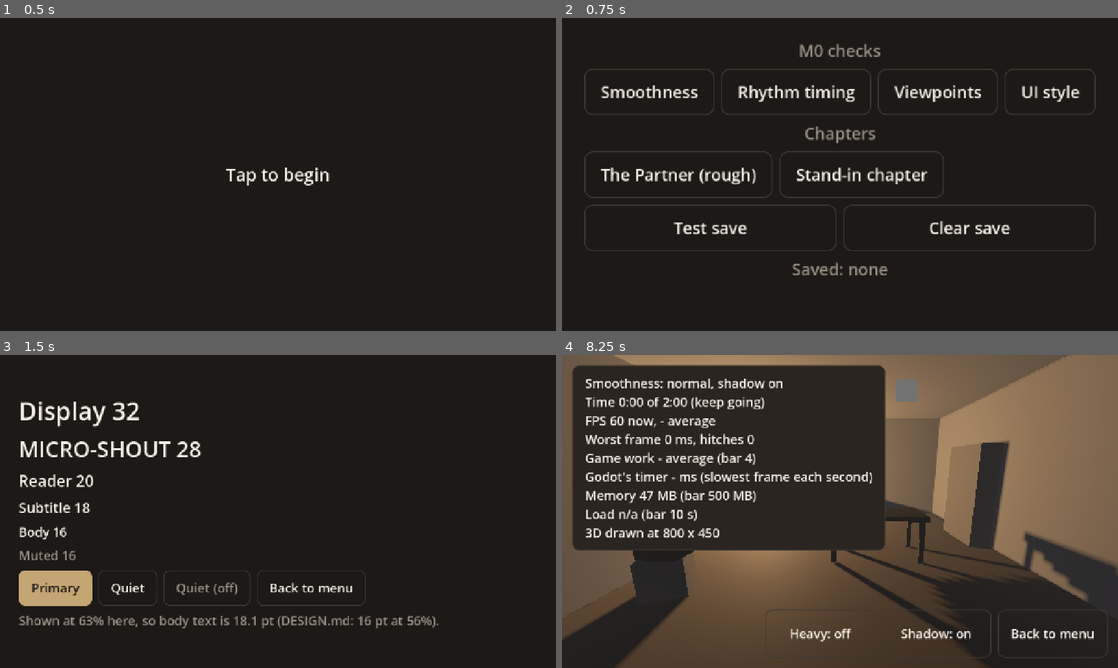
Above: before the commit, frames 1-4 (two rows, left to right).
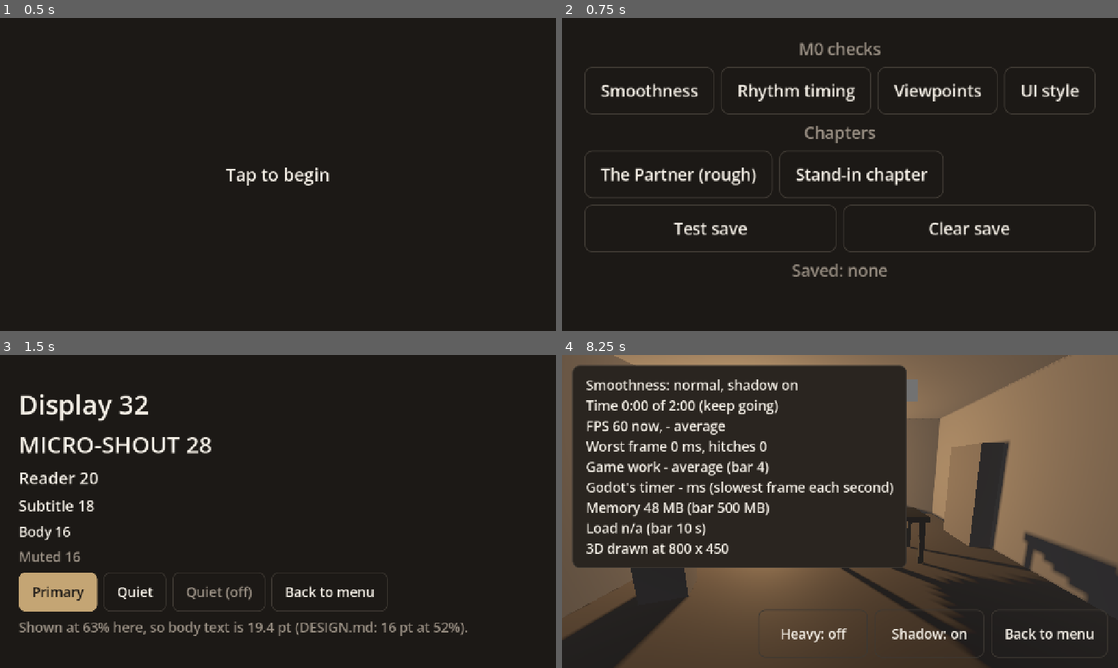
Above: after the commit, the same moments.

Repository: dsickles/Threshold
Game: Godot game, scene res://scenes/ui/m0_menu.tscn
Same seed, same stepped clock (60 frames per second), same inputs: the game is played once before the commit and once after it. Sound files missing from this copy of the repository are replaced by a short silence.
Inputs:
- Up to frame 1 (0.5 s): no input
- Up to frame 2 (0.75 s): click "Tap to begin" at 0.5 s
- Up to frame 3 (1.5 s): click "UI style" at 1.25 s
- Up to frame 4 (8.25 s): click "Primary" at 2 s; click "Quiet" at 2.75 s; click "Primary" at 3.5 s; click "Quiet" at 4.25 s; click "Primary" at 5 s; click "Quiet" at 5.75 s; click "Back to menu" at 6.5 s; click "Tap to begin" at 7.25 s; click "Smoothness" at 8 s

Frame 1 is identical in both runs. In frame 2, 4.8% of the frame differs, in the area x 4-96%, y 7-83%; in frame 3, 7.8%; in frame 4, 14%, in the area x 1-96%, y 3-97%.

Commit message:
Resize the shared theme for the game's frame on Dan's phone (DAS-72)
Dan's phone check showed the layout at 52% (body 15.2 pt): in Safari with the
toolbar hidden, the game's frame on itch.io is about 377 points tall, not the
full 402. Every theme size is now the DESIGN.md size x 720/377: body 31,
subtitle 34, reader 38, micro-shout 53, display 61, 44px tap target 84.

Co-Authored-By: Claude Opus 5.5 (1M context) <noreply@anthropic.com>
Claude-Session: https://claude.ai/code/session_01Mgp5FzBf85HcmNtTrbzFdG

Diff:
--- a/game/assets/ui/threshold_theme.tres
+++ b/game/assets/ui/threshold_theme.tres
@@ -1,10 +1,10 @@
 [gd_resource type="Theme" format=3]
 
 [sub_resource type="StyleBoxFlat" id="StyleBox_quiet_disabled"]
-content_margin_left = 29.0
-content_margin_top = 21.0
-content_margin_right = 29.0
-content_margin_bottom = 21.0
+content_margin_left = 31.0
+content_margin_top = 23.0
+content_margin_right = 31.0
+content_margin_bottom = 23.0
 bg_color = Color(0.10980392, 0.09803922, 0.08627451, 0)
 draw_center = false
 border_width_left = 2
@@ -12,10 +12,10 @@
 border_width_right = 2
 border_width_bottom = 2
 border_color = Color(0.23921569, 0.21960784, 0.19607843, 1)
-corner_radius_top_left = 14
-corner_radius_top_right = 14
-corner_radius_bottom_right = 14
-corner_radius_bottom_left = 14
+corner_radius_top_left = 15
+corner_radius_top_right = 15
+corner_radius_bottom_right = 15
+corner_radius_bottom_left = 15
 
 [sub_resource type="StyleBoxFlat" id="StyleBox_focus"]
 draw_center = false
@@ -24,16 +24,16 @@
 border_width_right = 4
 border_width_bottom = 4
 border_color = Color(0.76862746, 0.64705884, 0.45490196, 1)
-corner_radius_top_left = 14
-corner_radius_top_right = 14
-corner_radius_bottom_right = 14
-corner_radius_bottom_left = 14
+corner_radius_top_left = 15
+corner_radius_top_right = 15
+corner_radius_bottom_right = 15
+corner_radius_bottom_left = 15
 
 [sub_resource type="StyleBoxFlat" id="StyleBox_quiet"]
-content_margin_left = 29.0
-content_margin_top = 21.0
-content_margin_right = 29.0
-content_margin_bottom = 21.0
+content_margin_left = 31.0
+content_margin_top = 23.0
+content_margin_right = 31.0
+content_margin_bottom = 23.0
 bg_color = Color(0.10980392, 0.09803922, 0.08627451, 0)
 draw_center = false
 border_width_left = 2
@@ -41,93 +41,93 @@
 border_width_right = 2
 border_width_bottom = 2
 border_color = Color(0.23921569, 0.21960784, 0.19607843, 1)
-corner_radius_top_left = 14
-corner_radius_top_right = 14
-corner_radius_bottom_right = 14
-corner_radius_bottom_left = 14
+corner_radius_top_left = 15
+corner_radius_top_right = 15
+corner_radius_bottom_right = 15
+corner_radius_bottom_left = 15
 
 [sub_resource type="StyleBoxFlat" id="StyleBox_quiet_pressed"]
-content_margin_left = 29.0
-content_margin_top = 21.0
-content_margin_right = 29.0
-content_margin_bottom = 21.0
+content_margin_left = 31.0
+content_margin_top = 23.0
+content_margin_right = 31.0
+content_margin_bottom = 23.0
 bg_color = Color(0.16470589, 0.14509805, 0.1254902, 1)
 border_width_left = 2
 border_width_top = 2
 border_width_right = 2
 border_width_bottom = 2
 border_color = Color(0.76862746, 0.64705884, 0.45490196, 1)
-corner_radius_top_left = 14
-corner_radius_top_right = 14
-corner_radius_bottom_right = 14
-corner_radius_bottom_left = 14
+corner_radius_top_left = 15
+corner_radius_top_right = 15
+corner_radius_bottom_right = 15
+corner_radius_bottom_left = 15
 
 [sub_resource type="StyleBoxFlat" id="StyleBox_primary_disabled"]
-content_margin_left = 29.0
-content_margin_top = 21.0
-content_margin_right = 29.0
-content_margin_bottom = 21.0
+content_margin_left = 31.0
+content_margin_top = 23.0
+content_margin_right = 31.0
+content_margin_bottom = 23.0
 bg_color = Color(0.76862746, 0.64705884, 0.45490196, 0.4)
 border_width_left = 2
 border_width_top = 2
 border_width_right = 2
 border_width_bottom = 2
 border_color = Color(0.76862746, 0.64705884, 0.45490196, 0.4)
-corner_radius_top_left = 14
-corner_radius_top_right = 14
-corner_radius_bottom_right = 14
-corner_radius_bottom_left = 14
+corner_radius_top_left = 15
+corner_radius_top_right = 15
+corner_radius_bottom_right = 15
+corner_radius_bottom_left = 15
 
 [sub_resource type="StyleBoxFlat" id="StyleBox_primary"]
-content_margin_left = 29.0
-content_margin_top = 21.0
-content_margin_right = 29.0
-content_margin_bottom = 21.0
+content_margin_left = 31.0
+content_margin_top = 23.0
+content_margin_right = 31.0
+content_margin_bottom = 23.0
 bg_color = Color(0.76862746, 0.64705884, 0.45490196, 1)
 border_width_left = 2
 border_width_top = 2
 border_width_right = 2
 border_width_bottom = 2
 border_color = Color(0.76862746, 0.64705884, 0.45490196, 1)
-corner_radius_top_left = 14
-corner_radius_top_right = 14
-corner_radius_bottom_right = 14
-corner_radius_bottom_left = 14
+corner_radius_top_left = 15
+corner_radius_top_right = 15
+corner_radius_bottom_right = 15
+corner_radius_bottom_left = 15
 
 [sub_resource type="StyleBoxFlat" id="StyleBox_primary_pressed"]
-content_margin_left = 29.0
-content_margin_top = 21.0
-content_margin_right = 29.0
-content_margin_bottom = 21.0
+content_margin_left = 31.0
+content_margin_top = 23.0
+content_margin_right = 31.0
+content_margin_bottom = 23.0
 bg_color = Color(0.65333337, 0.55, 0.3866667, 1)
 border_width_left = 2
 border_width_top = 2
 border_width_right = 2
 border_width_bottom = 2
 border_color = Color(0.65333337, 0.55, 0.3866667, 1)
-corner_radius_top_left = 14
-corner_radius_top_right = 14
-corner_radius_bottom_right = 14
-corner_radius_bottom_left = 14
+corner_radius_top_left = 15
+corner_radius_top_right = 15
+corner_radius_bottom_right = 15
+corner_radius_bottom_left = 15
 
 [sub_resource type="StyleBoxFlat" id="StyleBox_panel"]
-content_margin_left = 29.0
-content_margin_top = 21.0
-content_margin_right = 29.0
-content_margin_bottom = 21.0
+content_margin_left = 31.0
+content_margin_top = 23.0
+content_margin_right = 31.0
+content_margin_bottom = 23.0
 bg_color = Color(0.16470589, 0.14509805, 0.1254902, 1)
 border_width_left = 2
 border_width_top = 2
 border_width_right = 2
 border_width_bottom = 2
 border_color = Color(0.23921569, 0.21960784, 0.19607843, 1)
-corner_radius_top_left = 14
-corner_radius_top_right = 14
-corner_radius_bottom_right = 14
-corner_radius_bottom_left = 14
+corner_radius_top_left = 15
+corner_radius_top_right = 15
+corner_radius_bottom_right = 15
+corner_radius_bottom_left = 15
 
 [resource]
-default_font_size = 29
+default_font_size = 31
 Button/colors/font_color = Color(0.95686275, 0.9372549, 0.9019608, 1)
 Button/colors/font_disabled_color = Color(0.6039216, 0.5647059, 0.5176471, 1)
 Button/colors/font_focus_color = Color(0.95686275, 0.9372549, 0.9019608, 1)
@@ -155,13 +155,13 @@
 ButtonQuiet/base_type = &"Button"
 Label/colors/font_color = Color(0.95686275, 0.9372549, 0.9019608, 1)
 LabelDisplay/base_type = &"Label"
-LabelDisplay/font_sizes/font_size = 57
+LabelDisplay/font_sizes/font_size = 61
 LabelMicroShout/base_type = &"Label"
-LabelMicroShout/font_sizes/font_size = 50
+LabelMicroShout/font_sizes/font_size = 53
 LabelMuted/base_type = &"Label"
 LabelMuted/colors/font_color = Color(0.6039216, 0.5647059, 0.5176471, 1)
 LabelReader/base_type = &"Label"
-LabelReader/font_sizes/font_size = 36
+LabelReader/font_sizes/font_size = 38
 LabelSubtitle/base_type = &"Label"
-LabelSubtitle/font_sizes/font_size = 32
+LabelSubtitle/font_sizes/font_size = 34
 PanelContainer/styles/panel = SubResource("StyleBox_panel")
--- a/game/scenes/m0_checks/ui_style_check.gd
+++ b/game/scenes/m0_checks/ui_style_check.gd
@@ -7,10 +7,10 @@
 ## Test scaffolding like the other M0 checks, not game code.
 
 const MENU_SCENE := "res://scenes/ui/m0_menu.tscn"
-## The shrink the theme's sizes were worked out for: a sideways iPhone 17 Pro
-## in Safari with the toolbar hidden is 402 points tall, and the layout is
-## 720 tall.
-const THEME_SHOWN_SCALE := 402.0 / 720.0
+## The shrink the theme's sizes were worked out for: on a sideways iPhone 17
+## Pro in Safari with the toolbar hidden, the game's frame is 377 points tall
+## (measured on Dan's phone, 2026-10-25), and the layout is 720 tall.
+const THEME_SHOWN_SCALE := 377.0 / 720.0
 const BODY_DESIGN_PT := 16.0
 
 @onready var _measure: Label = %Measure
--- a/game/tests/test_ui_theme.gd
+++ b/game/tests/test_ui_theme.gd
@@ -5,11 +5,13 @@
 
 const THEME_PATH := "res://assets/ui/threshold_theme.tres"
 const UI_STYLE := preload("res://scenes/m0_checks/ui_style_check.tscn")
-## A sideways iPhone 17 Pro in Safari with the toolbar hidden, in points.
-const IPHONE_SIDEWAYS := Vector2i(874, 402)
+## The game's frame on a sideways iPhone 17 Pro in Safari with the toolbar
+## hidden, in points: 377 tall, measured on Dan's phone (2026-10-25: the UI
+## style check showed 52% and body 15.2 pt with the 402-point sizes).
+const IPHONE_SIDEWAYS := Vector2i(874, 377)
 ## DESIGN.md sizes are what the player sees there; the 720-tall layout shrinks
-## to 402/720, so each layout size is the DESIGN.md size x 720/402.
-const TO_LAYOUT := 720.0 / 402.0
+## to 377/720, so each layout size is the DESIGN.md size x 720/377.
+const TO_LAYOUT := 720.0 / 377.0
 const DESIGN_SIZES := {
 	"Label": 16, "LabelSubtitle": 18, "LabelReader": 20, "LabelMicroShout": 28, "LabelDisplay": 32,
 }
@@ -63,7 +65,7 @@
 func test_font_sizes_are_the_design_scale_scaled_for_the_phone() -> void:
 	var theme := _theme()
 	check_eq(theme.default_font_size, _layout(16), "body (the default) is 16 on the phone")
-	check_eq(theme.default_font_size, 29, "body is 29 on the layout")
+	check_eq(theme.default_font_size, 31, "body is 31 on the layout")
 	for type in DESIGN_SIZES:
 		if type == "Label":
 			continue
@@ -78,7 +80,7 @@
 	var screen := add_scene(UI_STYLE)
 	await frames(2)
 	var shown: float = screen.current_shown_scale()
-	check_near(shown, 402.0 / 720.0, 0.002, "the layout shrinks to 402/720")
+	check_near(shown, 377.0 / 720.0, 0.002, "the layout shrinks to 377/720")
 	var names := {"Label": "Body", "LabelSubtitle": "Subtitle", "LabelReader": "Reader",
 			"LabelMicroShout": "MicroShout", "LabelDisplay": "Display"}
 	for type in DESIGN_SIZES:
@@ -90,8 +92,8 @@
 
 func test_shown_scale_uses_points_not_device_pixels() -> void:
 	var script: GDScript = UI_STYLE.instantiate().get_script()
-	# An iPhone 17 Pro sideways is 2622 x 1206 pixels at 3 pixels a point.
-	check_near(script.shown_scale(Vector2(2622, 1206), 3.0, Vector2(1565, 720)), 402.0 / 720.0, 0.001,
+	# The game's frame on an iPhone 17 Pro sideways: 1131 pixels tall at 3 pixels a point.
+	check_near(script.shown_scale(Vector2(2622, 1131), 3.0, Vector2(1669, 720)), 377.0 / 720.0, 0.001,
 			"three pixels per point")
 	check_eq(script.shown_scale(Vector2(100, 100), 1.0, Vector2.ZERO), 0.0, "no layout yet")
 
@@ -167,7 +169,7 @@
 		add_child(button)
 		var size := button.get_combined_minimum_size()
 		check(size.y >= _layout(44), "%s is at least %d tall on the layout (is %s)" % [type, _layout(44), size])
-		check(size.y * 402.0 / 720.0 >= 44.0, "%s is at least 44 pt on the phone" % type)
+		check(size.y * 377.0 / 720.0 >= 44.0, "%s is at least 44 pt on the phone" % type)
 		button.free()
 
 
Not shown, changed: docs/design/ux/DESIGN.md
Not shown, changed: game/assets/ui/README.md
Not shown, changed: game/tests/README.md
